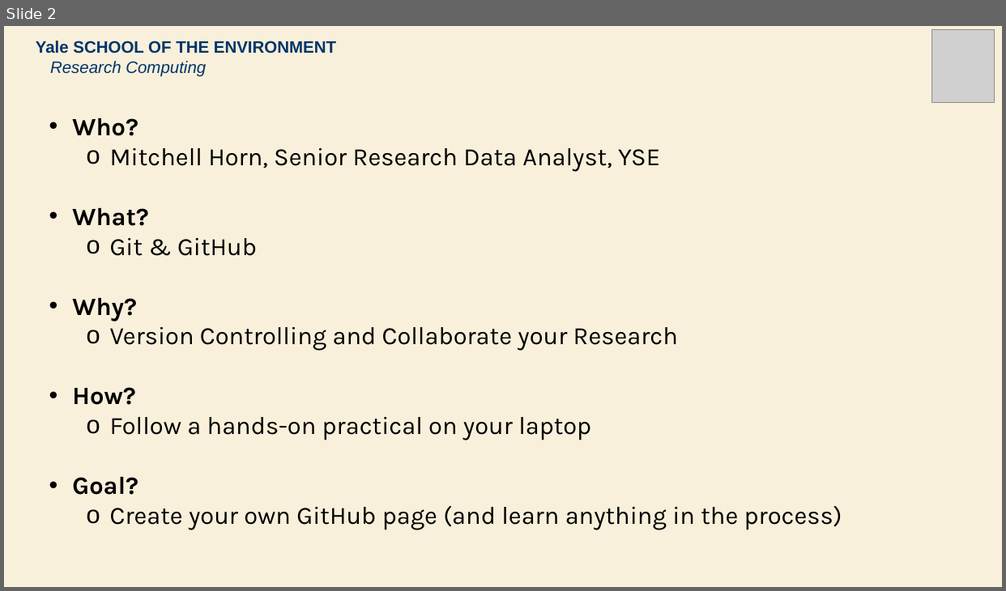
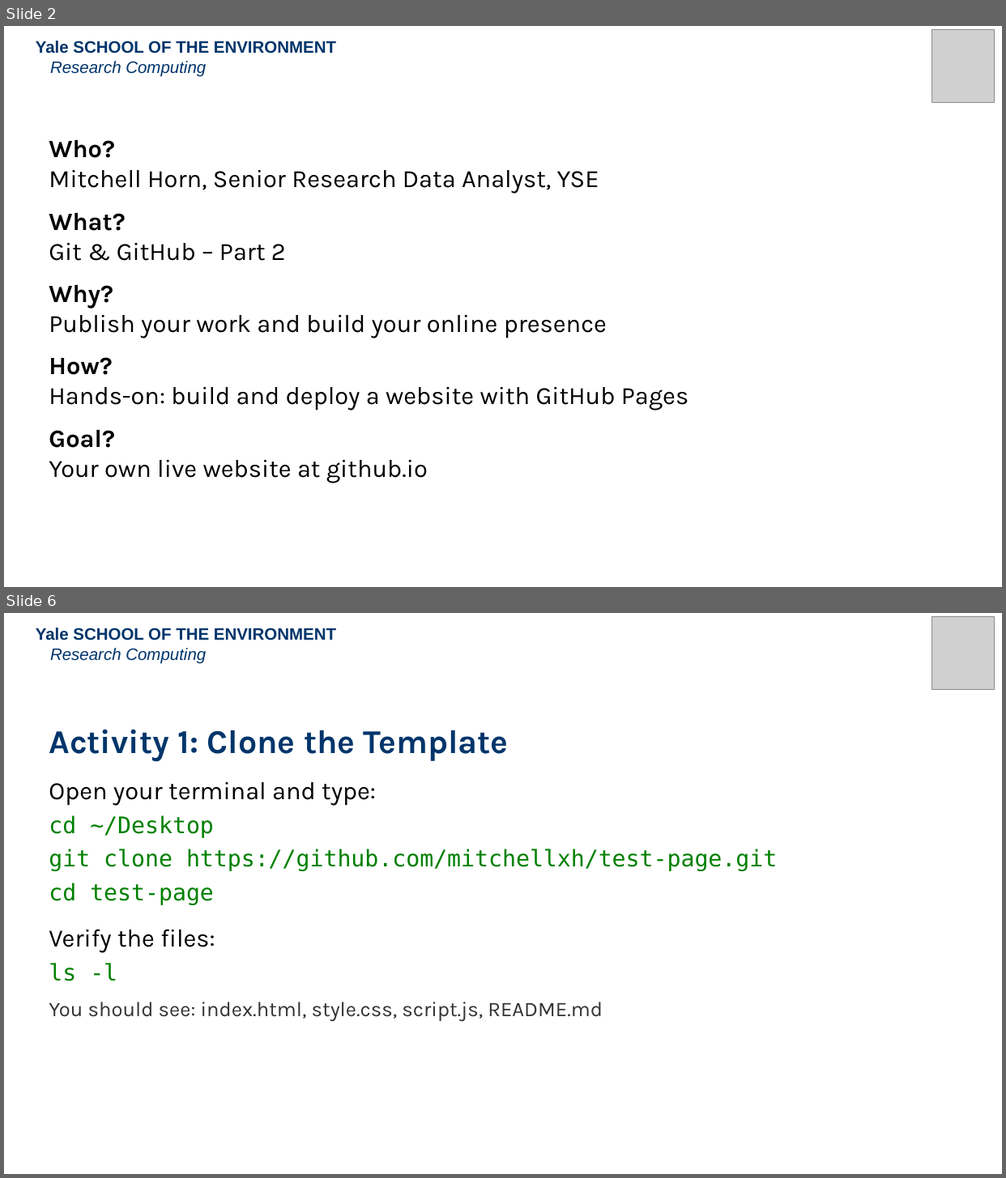
Before and after one commit to mitchellxh/git-workshop-2, a slide deck: 2026-Git-2.1.pptx. Shown one above the other, each under a label of ours: slide 2 before the commit, slides 2 and 6 after it; the slides between them are not shown. The pictures are 1006x591 and 1006x1178 pixels, drawn with LibreOffice and Linux fonts; fonts in the diff are those of the drawing; grey boxes stand for pictures. Boxes give left, top, right and bottom in pixels: in the first picture for what was removed or moved away, otherwise in the second. Text is boxed around its words. In the diff, an @@ line names an element or a change of style, - is before the commit and + after.

Commit message:
Rebuild slide deck for Part 2: GitHub Pages workshop
13 slides covering: overview, Part 1 recap, GitHub Pages intro,
Activities 1-5 (clone, personalize, push, enable Pages, iterate),
git workflow summary, and next steps/resources.

```diff
--- a/2026-Git-2.1.pptx
+++ b/2026-Git-2.1.pptx
@@ slide 6 added at bbox=[4, 613, 1002, 1174], background #FFFFFF @@
@@ text added at bbox=[36, 628, 336, 664], 16 pt, text #00356B, bold @@
+Yale SCHOOL OF THE ENVIRONMENT
+Research Computing
@@ picture added at bbox=[932, 617, 995, 690] @@
@@ text added at bbox=[49, 729, 777, 1021], 22 pt, text #008000 @@
+Activity 1: Clone the Template
+Open your terminal and type:
+cd ~/Desktop
+git clone https://github.com/mitchellxh/test-page.git
+cd test-page
+Verify the files:
+ls -l
+You should see: index.html, style.css, script.js, README.md
@@ slide 2 changed as well @@
@@ background #F9F0DB to #FFFFFF @@
@@ text at bbox=[49, 140, 599, 448]: bullet • to none; bullet o to none; list level 2 to 1 in "Mitchell Horn, Senior Research Data ..."; more space between paragraphs @@
@@ text at bbox=[49, 243, 286, 261]: text changed @@
-  o Git & GitHub
+Git & GitHub – Part 2
@@ text at bbox=[49, 315, 607, 339]: text changed @@
-  o Version Controlling and Collaborate your Research
+Publish your work and build your online presence
@@ text at bbox=[49, 387, 688, 411]: text changed @@
-  o Follow a hands-on practical on your laptop
+Hands-on: build and deploy a website with GitHub Pages
@@ text at bbox=[49, 460, 428, 483]: text changed @@
-  o Create your own GitHub page (and learn anything in the process)
+Your own live website at github.io
```
Also in this commit, not shown: 10 other slides changed, 1 other slide added, 2 slides removed, 1 other file.
